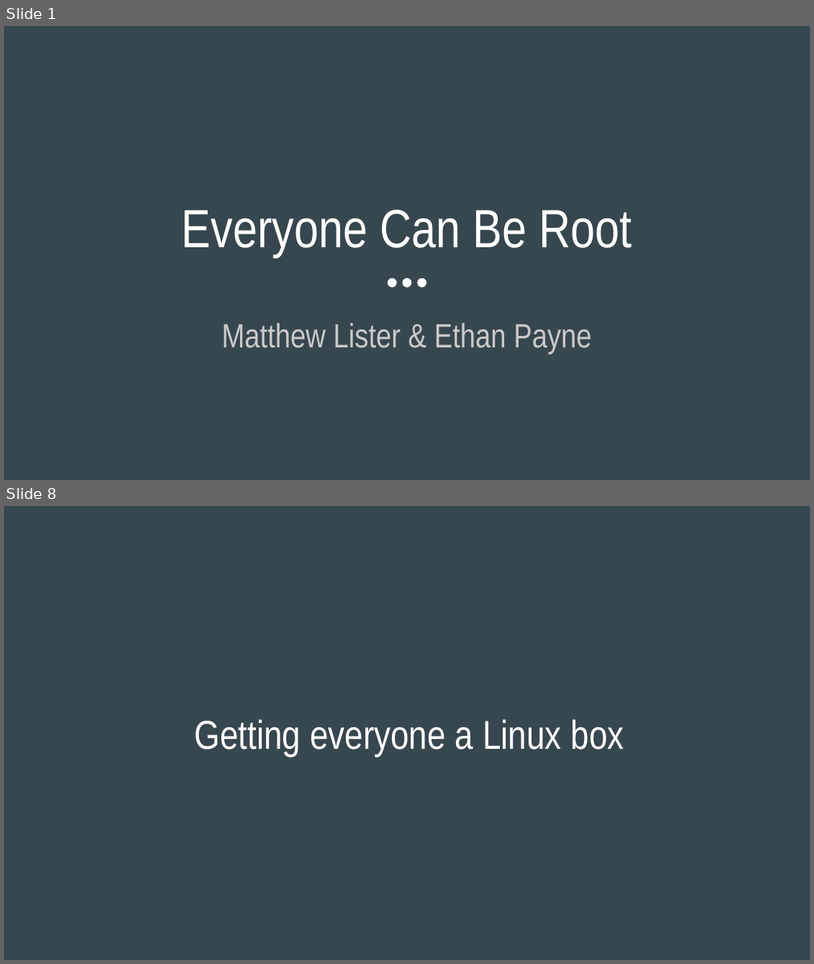
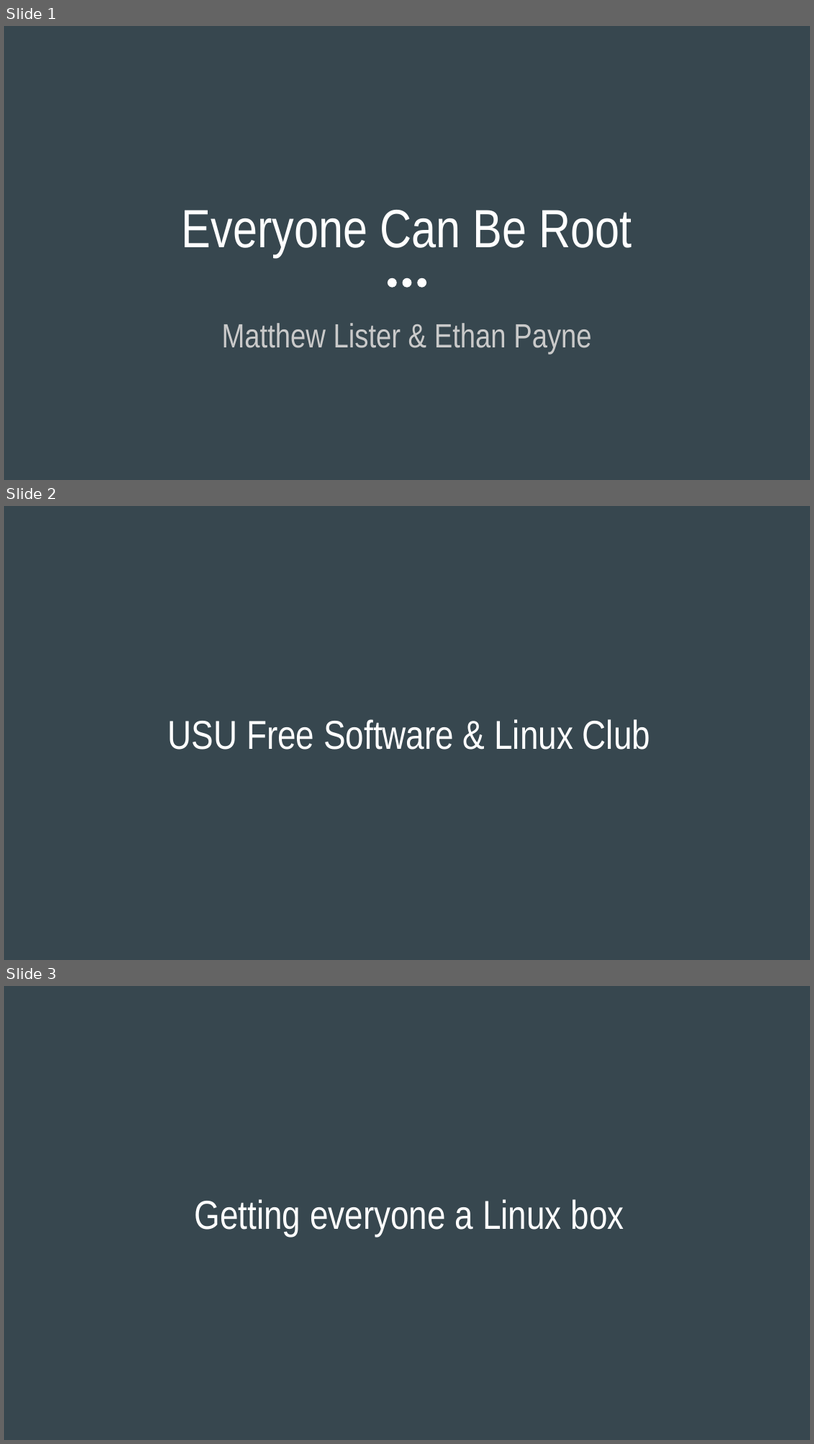
Before and after one commit to phat-sumo/everyone-can-be-root, a slide deck: everyone-can-be-root.pptx. Shown one above the other, each under a label of ours: slides 1 and 8 before the commit, slides 1, 2 and 3 after it; the slides between them are not shown. The pictures are 814x964 and 814x1444 pixels, drawn with LibreOffice and Linux fonts; fonts in the diff are those of the drawing. Boxes give left, top, right and bottom in pixels: in the first picture for what was removed or moved away, otherwise in the second. Text is boxed around its words. In the diff, an @@ line names an element or a change of style, - is before the commit and + after.

```diff
--- a/everyone-can-be-root.pptx
+++ b/everyone-can-be-root.pptx
@@ slide 2 added at [4,506,810,960], background #37474F @@
@@ title added at [168,719,651,749], 36 pt, text #FFFFFF @@
+USU Free Software & Linux Club
@@ what was slide 8 is now slide 3 @@
```
Also in this commit, not shown: 1 slide changed, 5 other slides added, 3 other files.
